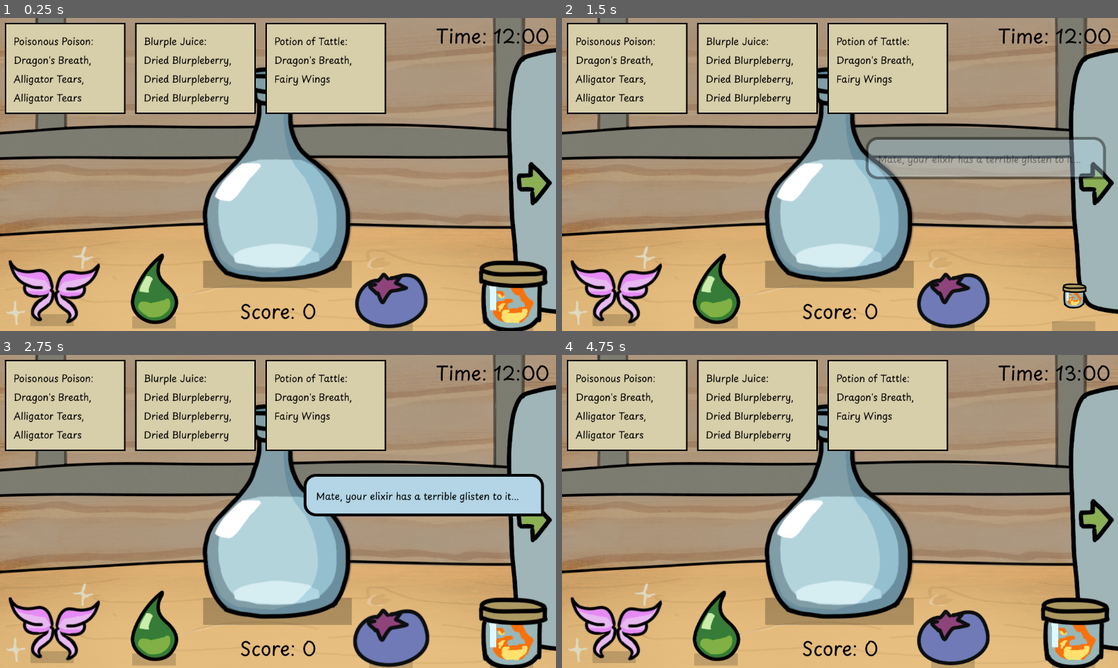
Above: before the commit, frames 1-4 (two rows, left to right).
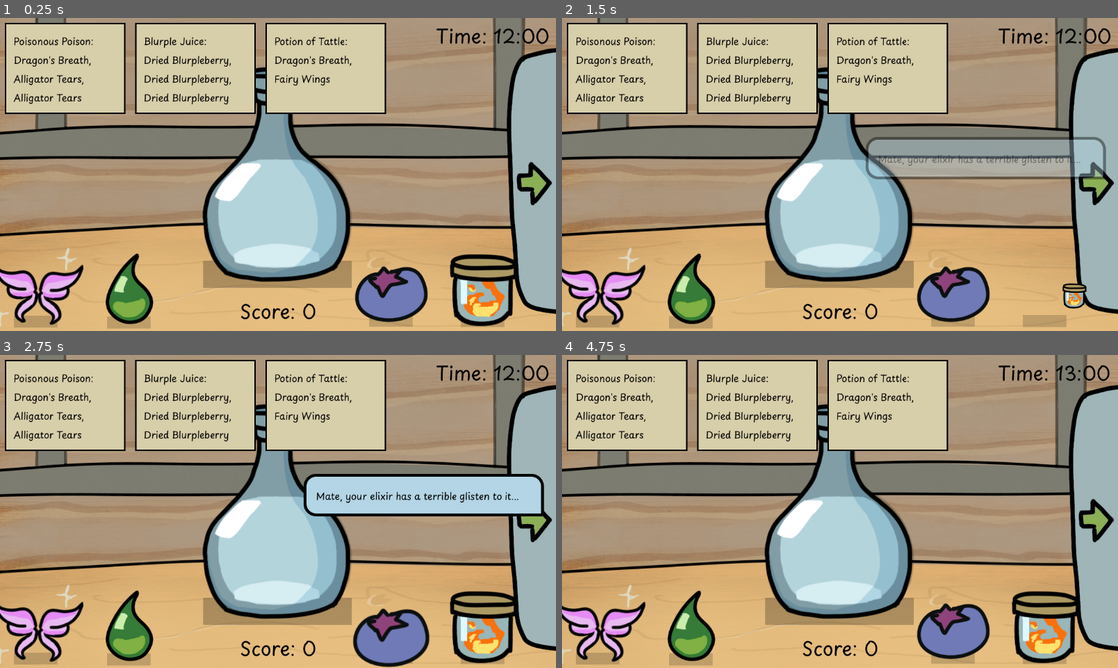
Above: after the commit, the same moments.

Repository: andreaTheCoder/MiniJam207Primal
Game: Godot game, scene res://scenes/shop.tscn
Two runs of this game, one before a commit and one after it. Both use one fixed random seed, a clock stepped at 60 frames per second and the inputs below. Sound files missing from this copy of the repository are replaced by a short silence.
Inputs (mouse positions are in pixels of both pictures, inside the frame that each line leads up to):
- Up to frame 1 (0.25 s): no input
- Up to frame 2 (1.5 s): tap Enter (ui_accept) at 0.5, 0.77, 1.25 s; move the mouse to (840, 212) at 0.52 s; press the mouse at (840, 212) at 0.53 s; move the mouse to (1073, 296) at 1.27 s; release the mouse at (1073, 296) at 1.28 s; click (1073, 296) at 1.35 s
- Up to frame 3 (2.75 s): tap Enter (ui_accept) at 1.52 s; move the mouse to (389, 630) at 2.02 s; press the mouse at (389, 630) at 2.03 s
- Up to frame 4 (4.75 s): tap Enter (ui_accept) at 2.75, 3.02, 3.77, 4.25, 4.52 s; move the mouse to (717, 627) at 2.77 s; release the mouse at (717, 627) at 2.78 s; click (717, 627) at 2.85 s; move the mouse to (612, 624) at 3.52 s; press the mouse at (612, 624) at 3.53 s; move the mouse to (673, 464) at 4.27 s; release the mouse at (673, 464) at 4.28 s; click (673, 464) at 4.35 s

The runs differ from the first frame. In frame 1, 9.1% of the frame differs, in the area x 0-99%, y 72-100%; in frame 2, 6.1%; in frame 3, 7.9%; in frame 4, 9.1%.

Commit message:
shop changes

Diff:
--- a/scenes/shop.tscn
+++ b/scenes/shop.tscn
@@ -33,16 +33,16 @@
 [node name="Homes" type="Node" parent="." unique_id=533110677]
 
 [node name="Ingredient Home4" parent="Homes" unique_id=998149927 instance=ExtResource("2_1l46r")]
-position = Vector2(485, 250)
+position = Vector2(425, 237)
 type = 3
 
 [node name="Ingredient Home3" parent="Homes" unique_id=1265972195 instance=ExtResource("2_1l46r")]
-position = Vector2(235, 249)
+position = Vector2(235, 236)
 type = 2
 
 [node name="Ingredient Home2" parent="Homes" unique_id=556907411 instance=ExtResource("2_1l46r")]
-position = Vector2(-256, 240)
+position = Vector2(-308, 240)
 type = 1
 
 [node name="Ingredient Home" parent="Homes" unique_id=982167561 instance=ExtResource("2_1l46r")]
-position = Vector2(-467, 235)
+position = Vector2(-501, 238)
